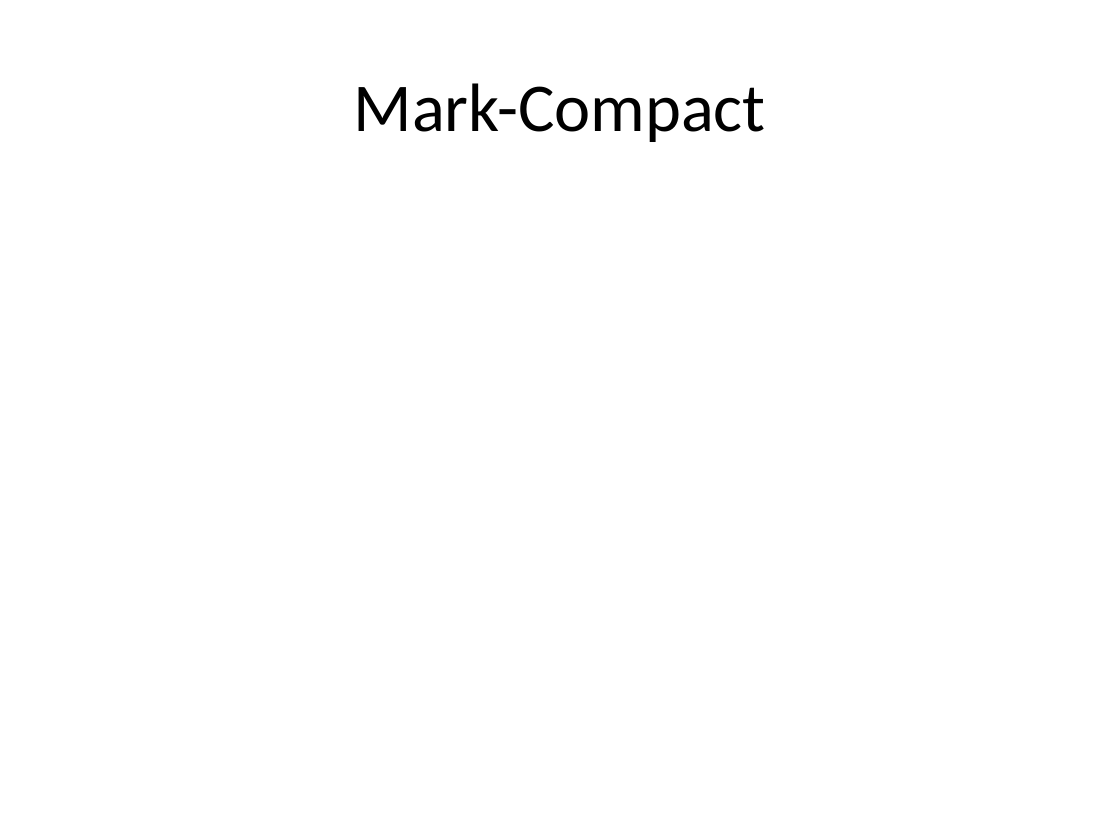
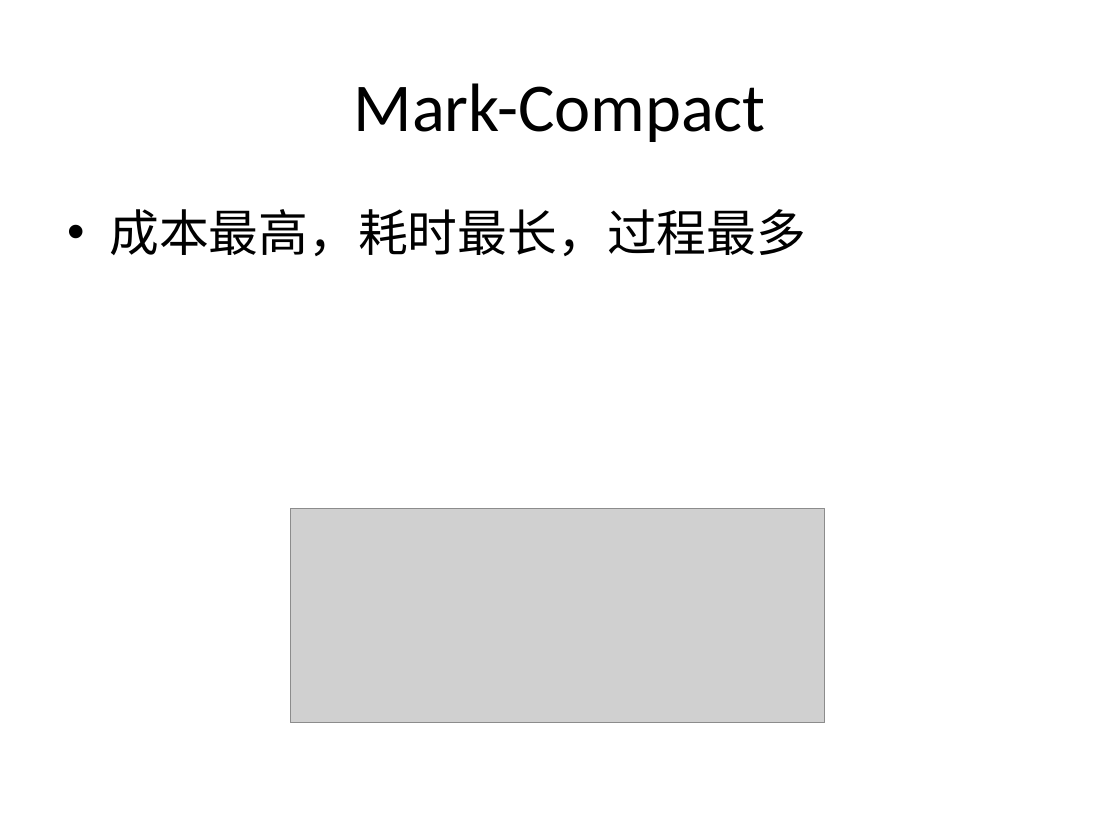
Before and after one commit to cyberdak/gc-hotspotgc, a slide deck: slide 8 of Garbage Collector persent.pptx (slide 9 before the commit). Drawn at 1120x840 pixels with LibreOffice and Linux fonts; fonts in the diff are those of the drawing; grey boxes stand for pictures. Boxes give left, top, right and bottom in pixels: in the first picture for what was removed or moved away, otherwise in the second. Text is boxed around its words. In the diff, an @@ line names an element or a change of style, - is before the commit and + after.

```diff
--- a/Garbage Collector persent.pptx
+++ b/Garbage Collector persent.pptx
@@ text added at (109,209,806,256), 32 pt, text #000000 @@
+• 成本最高，耗时最长，过程最多
@@ picture added at (290,508,825,724) @@
```
Also in this commit, not shown: 11 other slides changed, 16 slides added, 1 slide removed, 6 other files.
